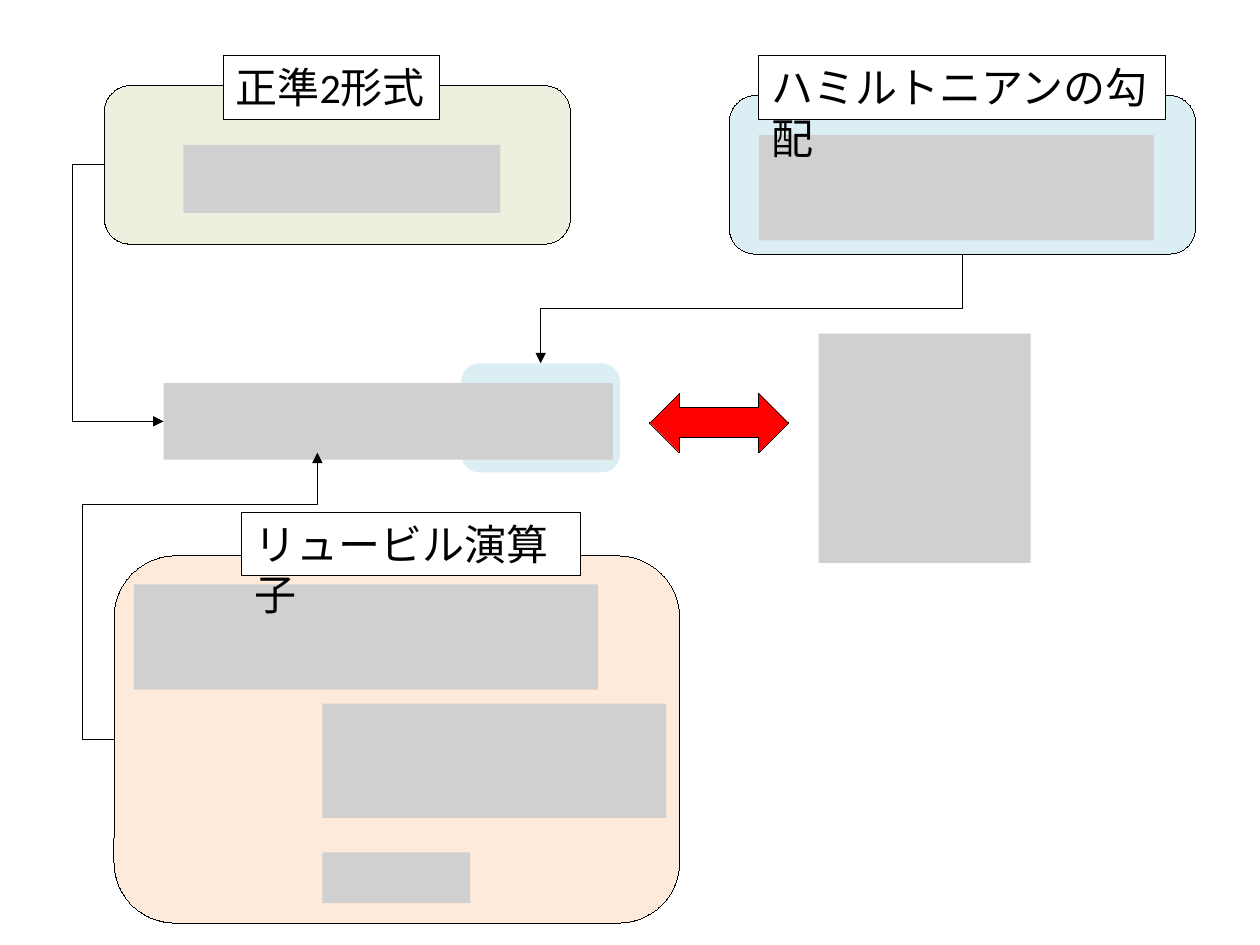
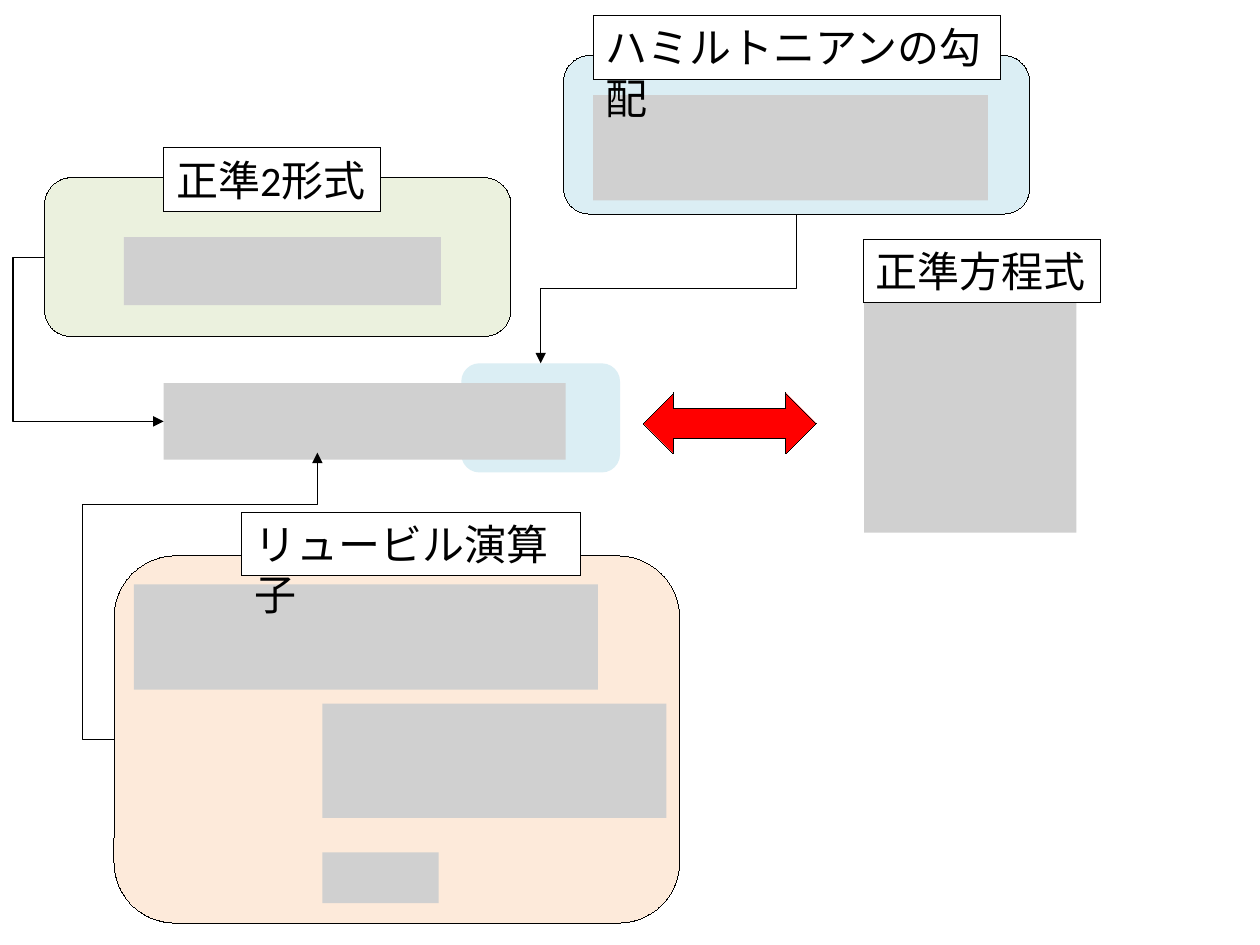
Before and after one commit to kaityo256/classical_mechanics, a slide deck: slide 1 of differential_form/fig/fig.pptx. Drawn at 1260x945 pixels with LibreOffice and Linux fonts; fonts in the diff are those of the drawing; grey boxes stand for pictures. Boxes give left, top, right and bottom in pixels: in the first picture for what was removed or moved away, otherwise in the second. Text is boxed around its words. In the diff, an @@ line names an element or a change of style, - is before the commit and + after.

```diff
--- a/differential_form/fig/fig.pptx
+++ b/differential_form/fig/fig.pptx
@@ 1 rectangle, 1 rounded rectangle, 1 picture: place and size @@
-1 rectangle, 1 rounded rectangle, 1 picture at [730,55,1196,255]
+1 rectangle, 1 rounded rectangle, 1 picture at [563,15,1029,214]
@@ rectangle "正準2形式": place and size @@
-rectangle "正準2形式" at [223,55,440,118]
+rectangle "正準2形式" at [164,147,381,210]
@@ picture removed at [184,145,501,213] @@
@@ rounded rectangle: place and size @@
-rounded rectangle at [105,86,571,244]
+rounded rectangle at [44,178,510,336]
@@ picture added at [123,237,441,305] @@
@@ elbow arrow moved from (963, 255) - (541, 363) to (796, 214) - (541, 363) @@
@@ rectangle added at [863,239,1100,302], fill #FFFFFF, outline #000000 0.75 pt, 24 pt, text #000000 @@
+正準方程式
@@ elbow arrow moved from (105, 165) - (164, 421) to (44, 257) - (164, 421) @@
@@ picture: place and size @@
-picture at [819,334,1031,563]
+picture at [864,304,1076,533]
@@ picture: place and size @@
-picture at [164,383,614,460]
+picture at [164,383,566,460]
@@ left right arrow: place and size @@
-left right arrow at [650,393,789,452]
+left right arrow at [644,393,816,454]
@@ picture: place and size @@
-picture at [323,852,470,902]
+picture at [323,852,438,902]
```
Also in this commit, not shown: 2 other files.
